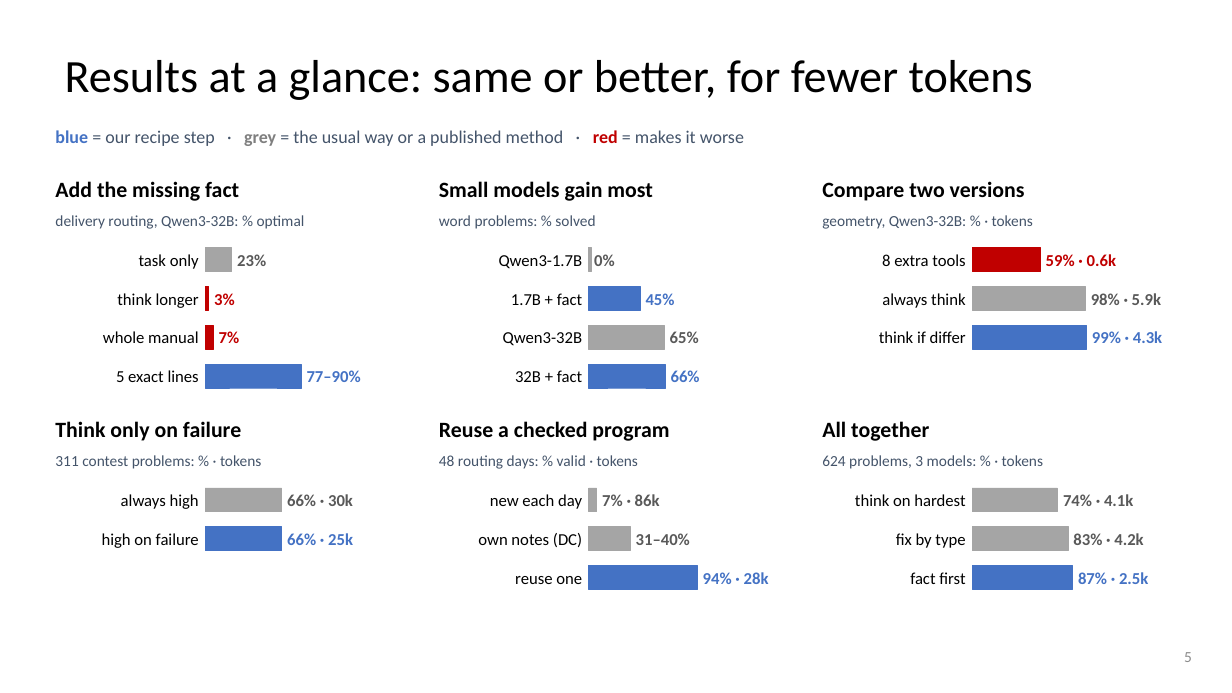
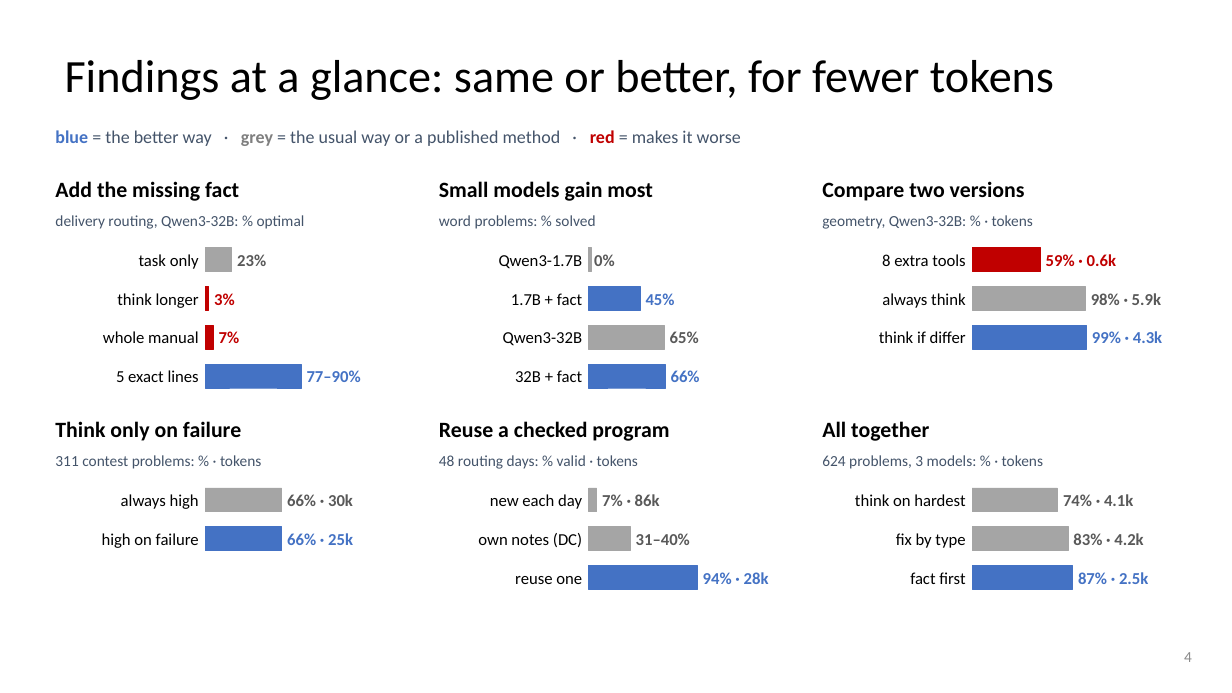
Before and after one commit to dlwns147/CSED490E_Project_Team5, a slide deck: slide 4 of PROPOSAL_slides.pptx (slide 5 before the commit). Drawn at 1232x693 pixels with LibreOffice and Linux fonts; fonts in the diff are those of the drawing. Boxes give left, top, right and bottom in pixels: in the first picture for what was removed or moved away, otherwise in the second. Text is boxed around its words. In the diff, an @@ line names an element or a change of style, - is before the commit and + after.

```diff
--- a/PROPOSAL_slides.pptx
+++ b/PROPOSAL_slides.pptx
@@ title at (65, 60, 1054, 100): text changed @@
-Results at a glance: same or better, for fewer tokens
+Findings at a glance: same or better, for fewer tokens
@@ text at (55, 130, 741, 146): text changed @@
-blue = our recipe step · grey = the usual way or a published method · red = makes it worse
+blue = the better way · grey = the usual way or a published method · red = makes it worse
@@ page number at (1184, 652, 1192, 662): text changed @@
-5
+4
```
Also in this commit, not shown: 6 other slides changed, 2 other files.
